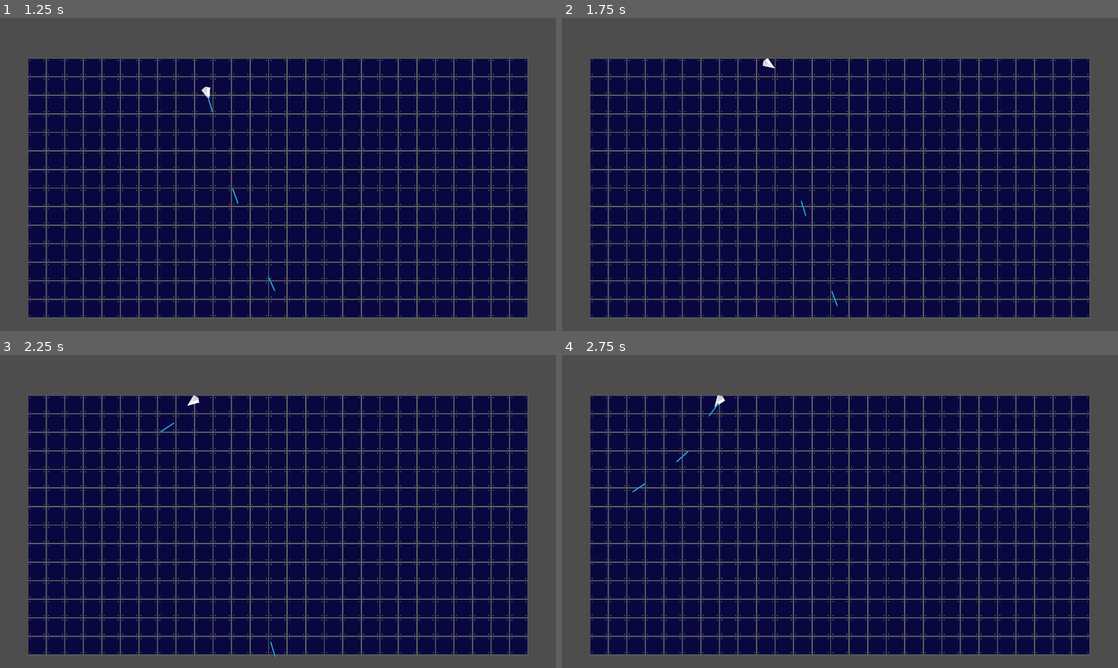
Above: before the commit, frames 1-4 (two rows, left to right).
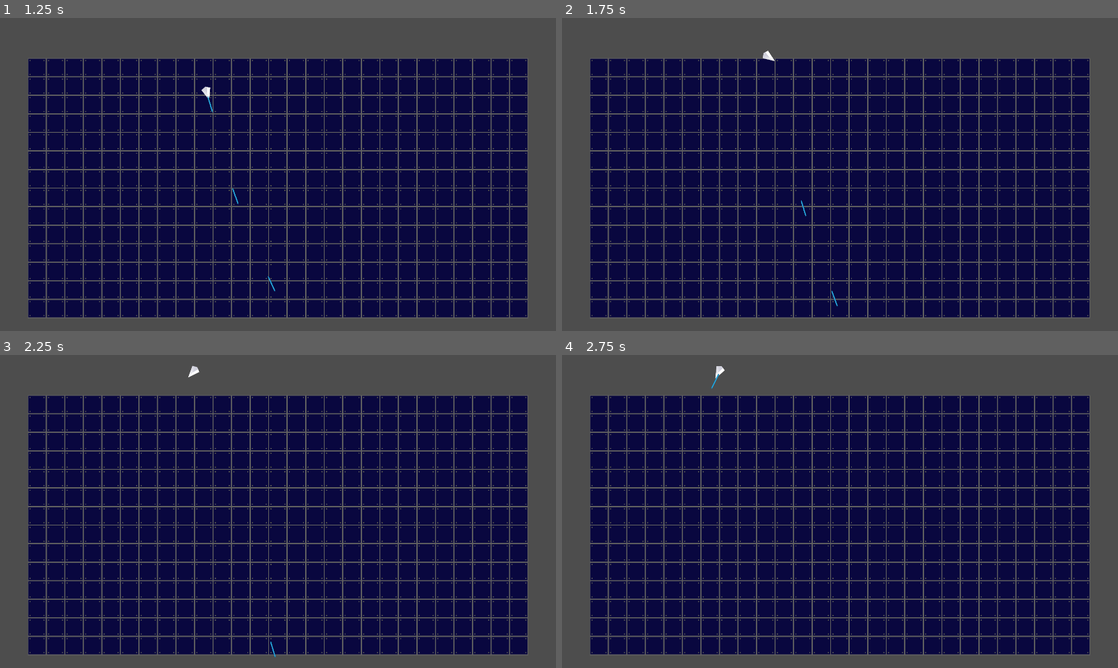
Above: after the commit, the same moments.

Repository: moenage/Overload
Game: Godot game, scene res://Scenes/Levels/level.tscn
The game is run twice, just before and just after one commit, with the same random seed, the same clock (stepped at 60 frames per second) and the same inputs.
Inputs (mouse positions are in pixels of both pictures, inside the frame that each line leads up to):
- Up to frame 1 (1.25 s): tap Enter at 0.5 s; move the mouse to (250, 237) at 0.52 s; press the mouse at (250, 237) at 0.53 s; hold W (up) from 0.53 s (still down)
- Up to frame 2 (1.75 s): keep holding W (up); move the mouse to (1006, 221) at 1.27 s; release the mouse at (1006, 221) at 1.28 s; click (1006, 221) at 1.35 s
- Up to frame 3 (2.25 s): move the mouse to (111, 464) at 2.02 s; release W (up) at 2.03 s; press the mouse at (111, 464) at 2.03 s; hold A (left) from 2.03 s (still down)
- Up to frame 4 (2.75 s): keep holding A (left)

Frame 1 is identical in both runs. In frame 2, less than 0.1% of the frame differs, in the area x 36-39%, y 10-17%; in frame 3, 0.1%; in frame 4, 0.1%, in the area x 12-30%, y 3-44%.

Commit message:
Added wall collider (need to add background)

Diff:
--- a/Scenes/Objects/Floor/floor.tscn
+++ b/Scenes/Objects/Floor/floor.tscn
@@ -3,12 +3,14 @@
 [ext_resource type="Texture2D" uid="uid://bgx8aedmht4ix" path="res://Assets/Sprites/Tiles/output-onlinepngtools.png" id="1_rfpxn"]
 
 [sub_resource type="RectangleShape2D" id="RectangleShape2D_urewb"]
-size = Vector2(3, 1789)
+size = Vector2(1801, 5)
 
 [sub_resource type="RectangleShape2D" id="RectangleShape2D_2vmdm"]
-size = Vector2(3456.5, 2)
+size = Vector2(3456.5, 8)
 
 [node name="Floor" type="StaticBody2D"]
+collision_layer = 8
+collision_mask = 15
 metadata/_edit_lock_ = true
 
 [node name="Sprite2D" type="Sprite2D" parent="."]
@@ -21,21 +23,26 @@
 metadata/_edit_lock_ = true
 
 [node name="LeftCollider" type="CollisionShape2D" parent="."]
-position = Vector2(-1727.5, 91.5)
+position = Vector2(-1726.5, 92.5)
+rotation = -1.5708
 shape = SubResource("RectangleShape2D_urewb")
+one_way_collision = true
 metadata/_edit_lock_ = true
 
 [node name="RightCollider" type="CollisionShape2D" parent="."]
-position = Vector2(1727, 91.5)
+position = Vector2(1726.5, 92.5)
+rotation = 1.5708
 shape = SubResource("RectangleShape2D_urewb")
+one_way_collision = true
 metadata/_edit_lock_ = true
 
 [node name="TopCollider" type="CollisionShape2D" parent="."]
 position = Vector2(-0.75, -801)
 shape = SubResource("RectangleShape2D_2vmdm")
-metadata/_edit_lock_ = true
+one_way_collision = true
 
 [node name="BottomCollider" type="CollisionShape2D" parent="."]
-position = Vector2(-0.75, 989.5)
+position = Vector2(-0.75, 989)
+rotation = 3.14159
 shape = SubResource("RectangleShape2D_2vmdm")
-metadata/_edit_lock_ = true
+one_way_collision = true
--- a/Scenes/Players/player.tscn
+++ b/Scenes/Players/player.tscn
@@ -4,6 +4,7 @@
 [ext_resource type="Texture2D" uid="uid://bx8524qv5jvsq" path="res://Assets/Sprites/ship_I.png" id="1_r62oi"]
 
 [node name="Player" type="CharacterBody2D"]
+collision_mask = 13
 script = ExtResource("1_i1yqs")
 metadata/_edit_lock_ = true
 
--- a/Scenes/Projectiles/laser.gd
+++ b/Scenes/Projectiles/laser.gd
@@ -6,3 +6,7 @@
 
 func _process(delta):
 	position += direction * speed * delta
+
+
+func _on_body_entered(body):
+	queue_free()
--- a/Scenes/Projectiles/laser.tscn
+++ b/Scenes/Projectiles/laser.tscn
@@ -9,6 +9,8 @@
 
 [node name="Laser" type="Area2D"]
 scale = Vector2(1, 2)
+collision_layer = 2
+collision_mask = 12
 script = ExtResource("1_t2spy")
 speed = 1500
 metadata/_edit_lock_ = true
@@ -20,3 +22,5 @@
 [node name="CollisionShape2D" type="CollisionShape2D" parent="."]
 shape = SubResource("CapsuleShape2D_b3xfb")
 metadata/_edit_lock_ = true
+
+[connection signal="body_entered" from="." to="." method="_on_body_entered"]
--- a/project.godot
+++ b/project.godot
@@ -53,6 +53,13 @@
 ]
 }
 
+[layer_names]
+
+2d_physics/layer_1="Player"
+2d_physics/layer_2="Projectiles"
+2d_physics/layer_3="Enemy"
+2d_physics/layer_4="Wall"
+
 [rendering]
 
 renderer/rendering_method="mobile"
